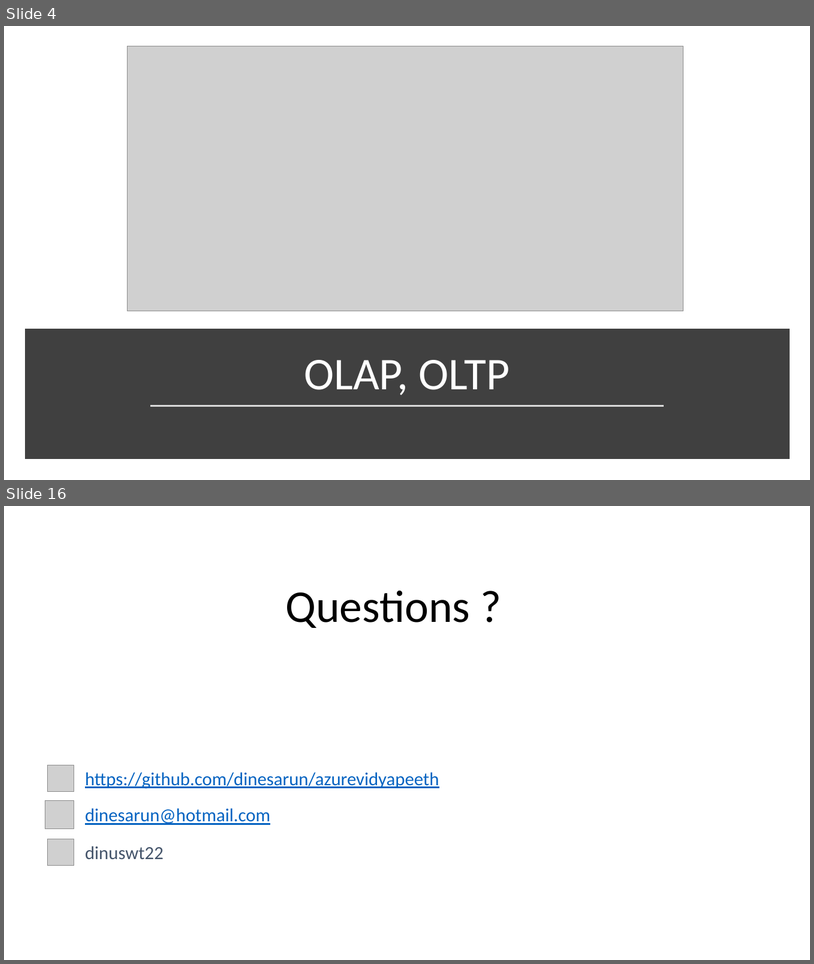
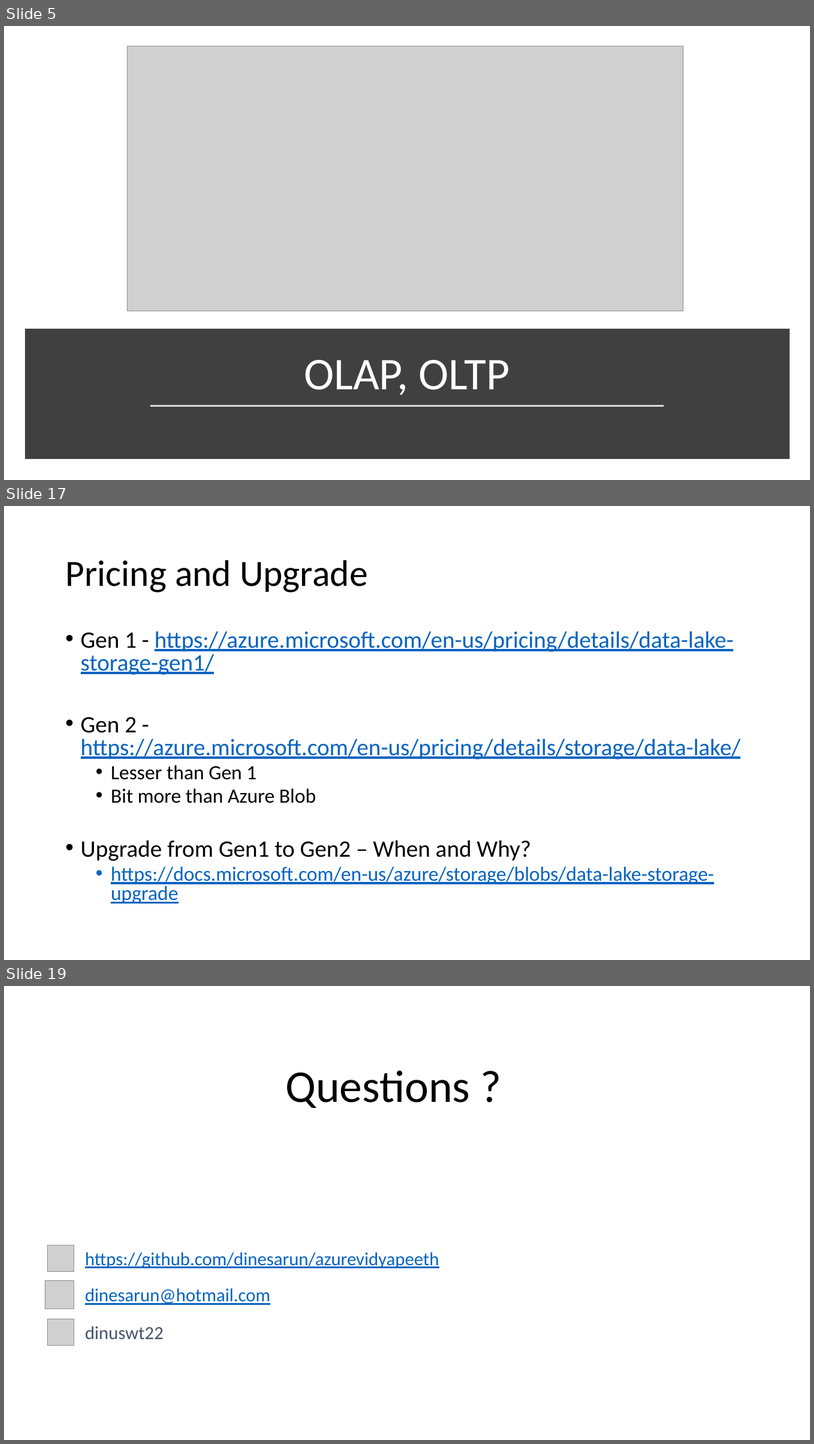
Before and after one commit to dinesarun/azurevidyapeeth, a slide deck: Feb26-AzureDataLake/AzureDataLake+Hadoop3.0.pptx. Shown one above the other, each under a label of ours: slides 4 and 16 before the commit, slides 5, 17 and 19 after it; the slides between them are not shown. The pictures are 814x964 and 814x1444 pixels, drawn with LibreOffice and Linux fonts; fonts in the diff are those of the drawing; grey boxes stand for pictures; background and template pictures are left out. Boxes give left, top, right and bottom in pixels: in the first picture for what was removed or moved away, otherwise in the second. Text is boxed around its words. In the diff, an @@ line names an element or a change of style, - is before the commit and + after.

```diff
--- a/Feb26-AzureDataLake/AzureDataLake+Hadoop3.0.pptx
+++ b/Feb26-AzureDataLake/AzureDataLake+Hadoop3.0.pptx
@@ slide 17 added at [4,506,810,960], background #FFFFFF @@
@@ title added at [65,560,368,592], 44 pt, text #000000 @@
+Pricing and Upgrade
@@ text added at [81,631,741,903], 28 pt, text #0563C1, underline @@
+• Gen 1 - https://azure.microsoft.com/en-us/pricing/details/data-lake-storage-gen1/
+• Gen 2 - https://azure.microsoft.com/en-us/pricing/details/storage/data-lake/
+  • Lesser than Gen 1
+  • Bit more than Azure Blob
+• Upgrade from Gen1 to Gen2 – When and Why?
+  • https://docs.microsoft.com/en-us/azure/storage/blobs/data-lake-storage-upgrade
@@ what was slide 4 is now slide 5 @@
@@ what was slide 16 is now slide 19 @@
```
Also in this commit, not shown: 6 slides changed, 4 other slides added, 2 slides removed.
